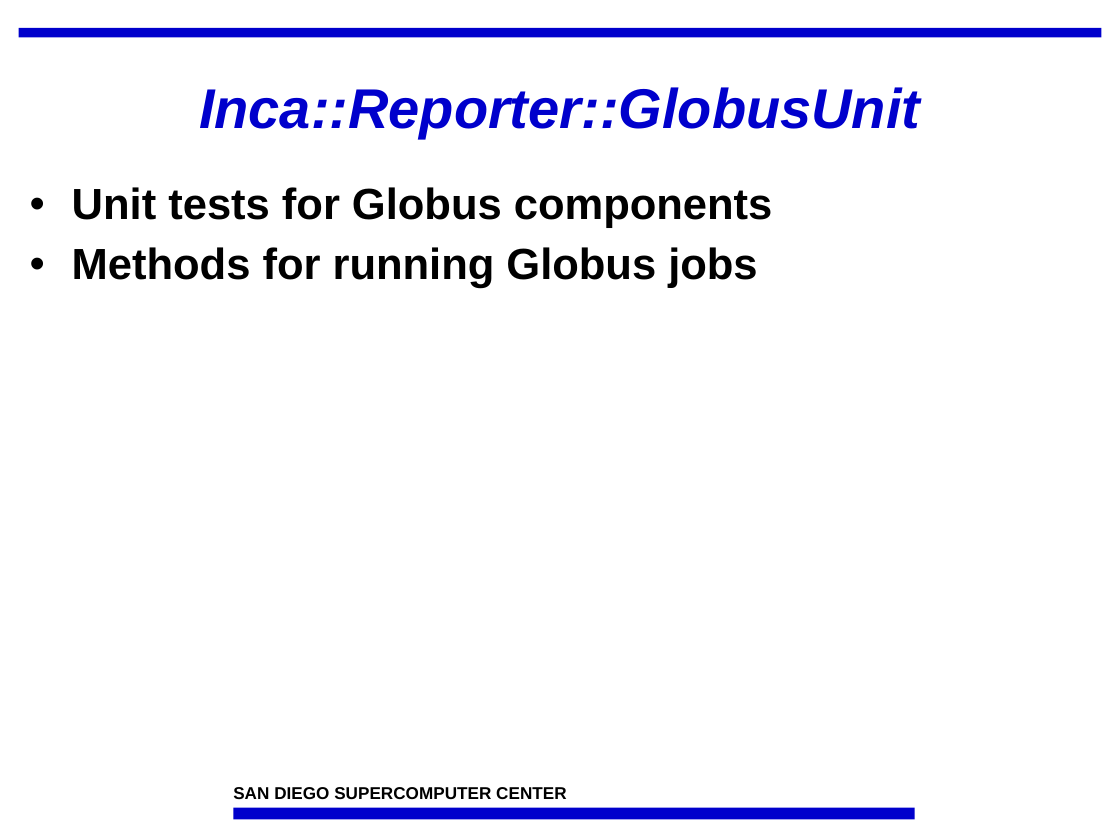
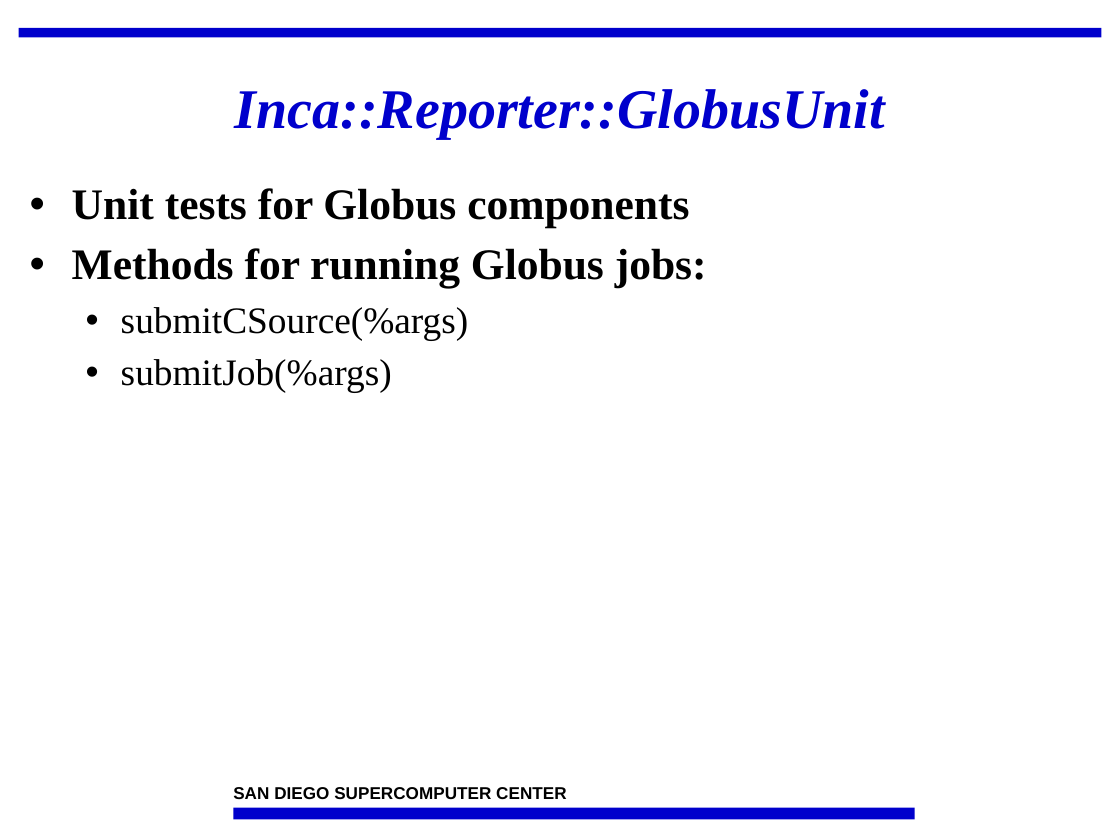
Before and after one commit to IncaProject/inca-xsede, a slide deck: slide 19 of talks/incaReporters.ppt (slide 16 before the commit). Drawn at 1120x840 pixels with LibreOffice and Linux fonts; fonts in the diff are those of the drawing; background and template pictures are left out. Boxes give left, top, right and bottom in pixels: in the first picture for what was removed or moved away, otherwise in the second. Text is boxed around its words. In the diff, an @@ line names an element or a change of style, - is before the commit and + after.

```diff
--- a/talks/incaReporters.ppt
+++ b/talks/incaReporters.ppt
@@ title "Inca::Reporter::GlobusUnit" at (235,89,885,139): font Arial to Times New Roman @@
@@ text at (72,188,689,228): font Arial to Times New Roman in "Unit tests for Globus components" @@
@@ text at (72,248,707,392): text changed; size 28 to 24 pt; font Arial to Times New Roman; bold off @@
-• Methods for running Globus jobs
+• Methods for running Globus jobs:
+  • submitCSource(%args)
+  • submitJob(%args)
```
Also in this commit, not shown: 22 other slides changed, 5 slides added.
